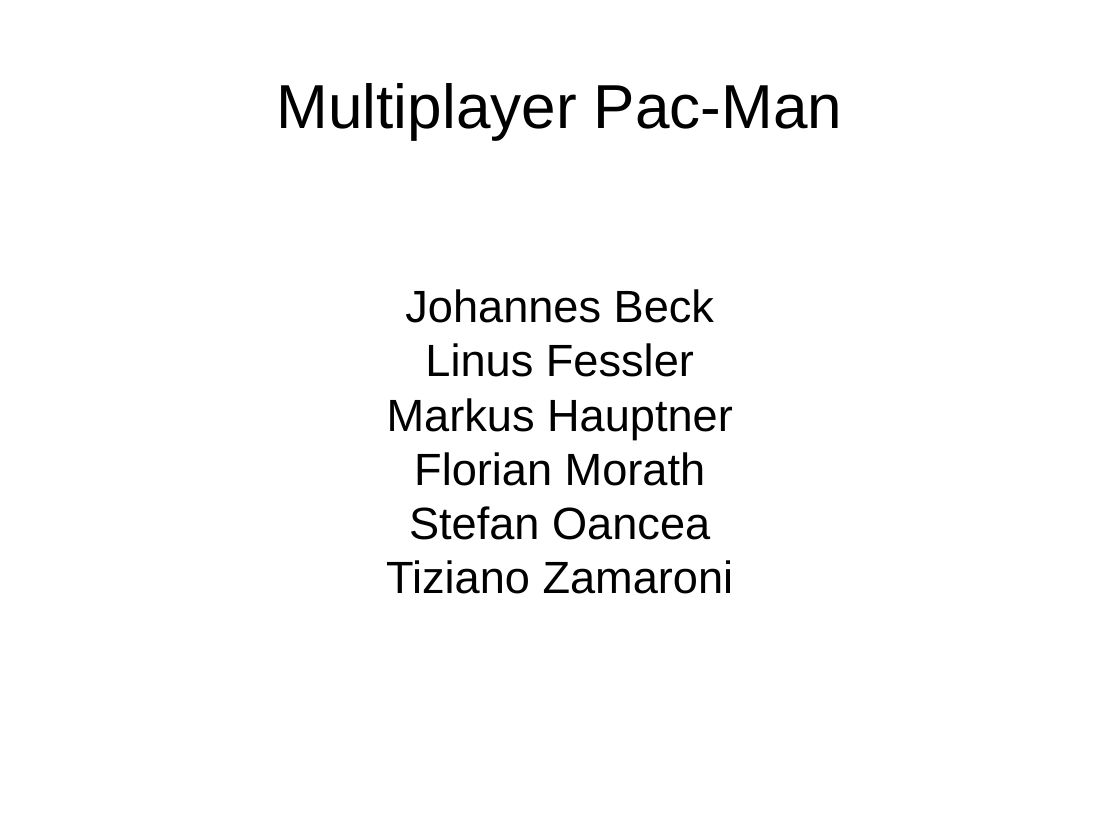
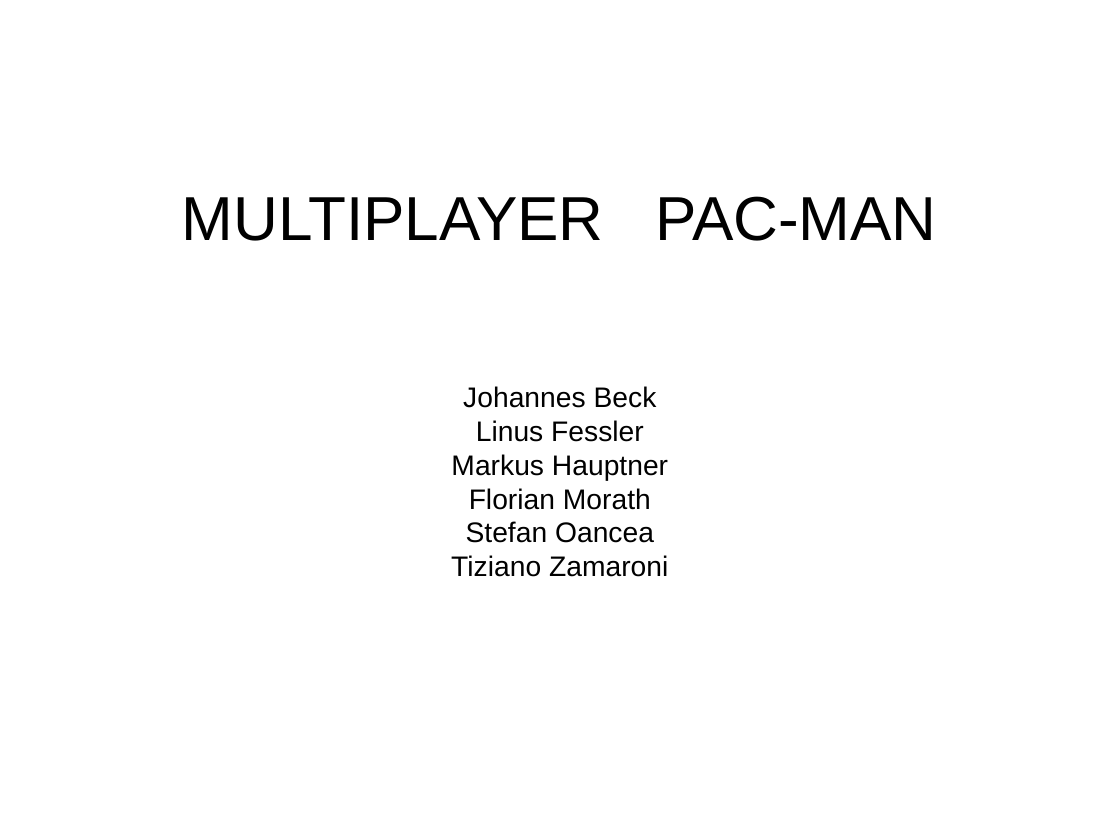
Before and after one commit to florianmorath/VS_Pacman, a slide deck: slide 1 of presentation/pacman_slides.odp. Drawn at 1120x840 pixels with LibreOffice and Linux fonts; fonts in the diff are those of the drawing. Boxes give left, top, right and bottom in pixels: in the first picture for what was removed or moved away, otherwise in the second. Text is boxed around its words. In the diff, an @@ line names an element or a change of style, - is before the commit and + after.

```diff
--- a/presentation/pacman_slides.odp
+++ b/presentation/pacman_slides.odp
@@ subtitle "Johannes Beck" at <box>451,386,668,577</box>: size 32 to 20 pt @@
@@ title at <box>182,196,937,241</box>: text changed @@
-Multiplayer Pac-Man
+MULTIPLAYER PAC-MAN
```
